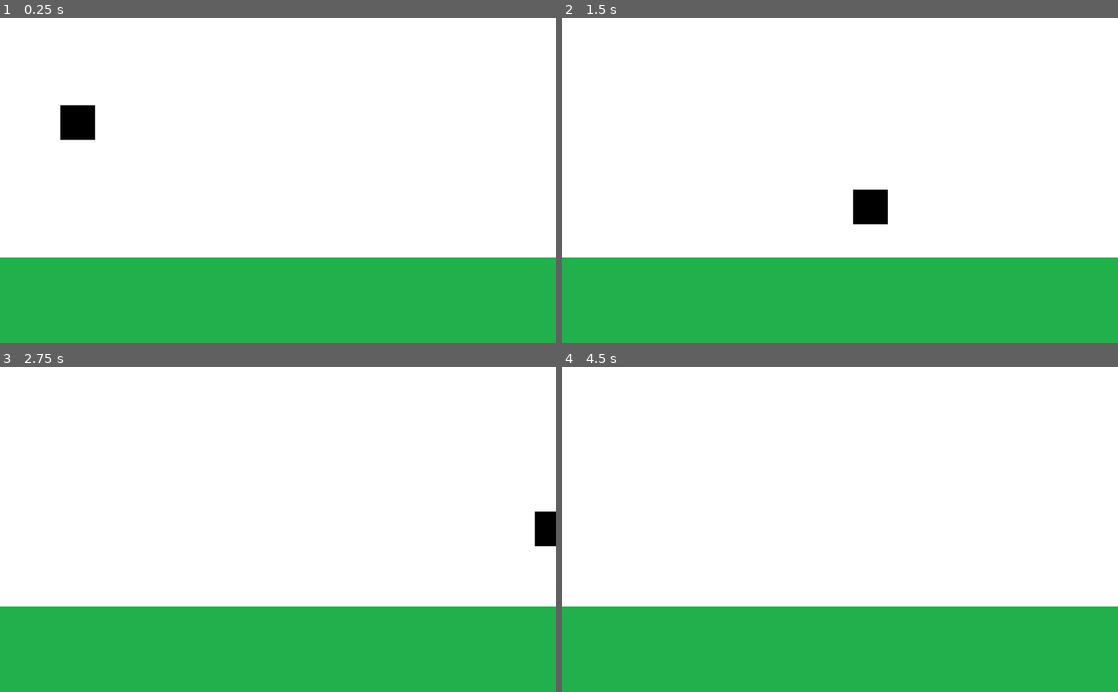
Above: before the commit, frames 1-4 (two rows, left to right).
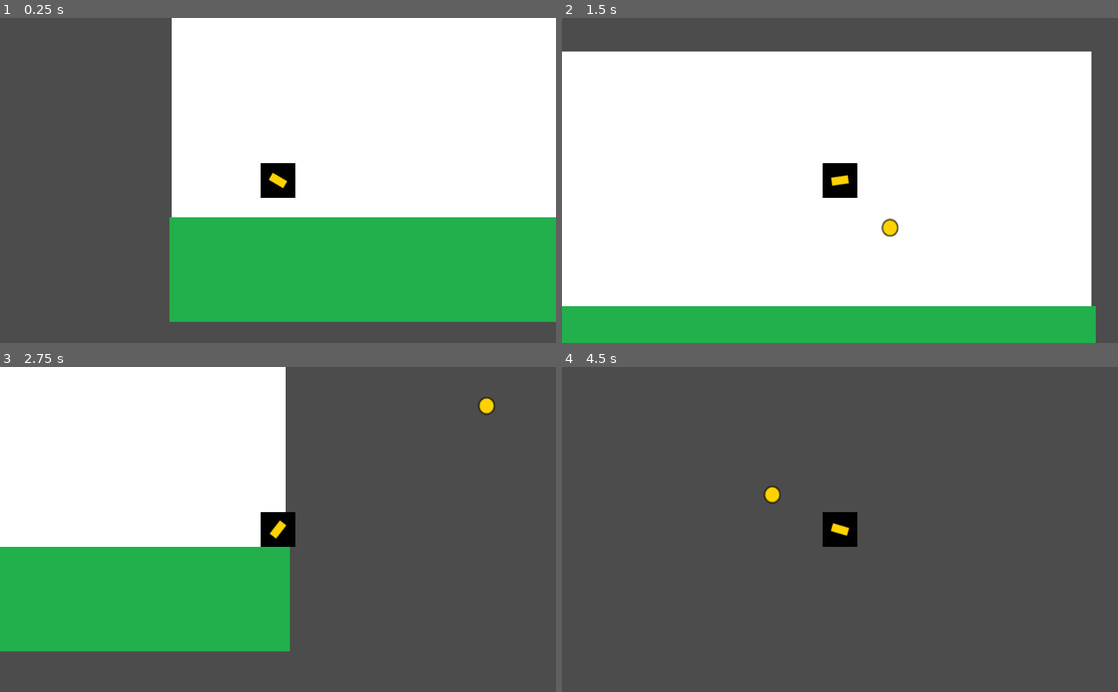
Above: after the commit, the same moments.

Repository: pasqualegabriel/videojuegos-workshop
Game: Godot game, scene res://Main.tscn
The game is run twice, just before and just after one commit, with the same random seed, the same clock (stepped at 60 frames per second) and the same inputs.
Inputs (mouse positions are in pixels of both pictures, inside the frame that each line leads up to):
- Up to frame 1 (0.25 s): no input
- Up to frame 2 (1.5 s): move the mouse to (962, 164) at 0.52 s; hold Up (up, bound only before the commit) 0.53-1.28 s; hold Right (right) from 0.53 s (still down); click (962, 164) at 0.6 s; move the mouse to (728, 196) at 1.27 s; tap Up (up, bound only before the commit) at 1.35 s
- Up to frame 3 (2.75 s): tap Up (up, bound only before the commit) at 1.52, 1.82 s; click (166, 545) at 1.55 s; move the mouse to (333, 458) at 2.02 s; release Right (right) at 2.03 s; hold Left (left) from 2.03 s (still down); hold Up (up, bound only before the commit) from 2.03 s (still down); click (333, 458) at 2.1 s
- Up to frame 4 (4.5 s): move the mouse to (812, 594) at 2.77 s; release Left (left) at 2.78 s; release Up (up, bound only before the commit) at 2.78 s; hold Right (right) 2.78-4.28 s; click (812, 594) at 2.85 s; tap Up (up, bound only before the commit) at 3.02, 3.32 s; move the mouse to (1006, 578) at 3.52 s; hold Up (up, bound only before the commit) 3.53-4.28 s; move the mouse to (673, 480) at 4.27 s; hold Left (left) from 4.28 s (still down); click (673, 480) at 4.35 s

The runs differ from the first frame. In frame 1, 45% of the frame differs, in the area x 0-100%, y 0-100%; in frame 2, 31%; in frame 3, 65%; in frame 4, 100%.

Commit message:
player projectile

Diff:
--- a/Main.tscn
+++ b/Main.tscn
@@ -27,4 +27,4 @@
 shape = SubResource( 1 )
 
 [node name="Player" parent="." instance=ExtResource( 3 )]
-position = Vector2( 142.952, 173.225 )
+position = Vector2( 176.288, 354.188 )
--- /dev/null
+++ b/entities/Projectile.gd
@@ -0,0 +1,14 @@
+extends Area2D
+
+var container
+var direction:Vector2
+var velocity:float = 600
+
+func initialize(_container, init_pos, _direction):
+	container = _container
+	container.add_child(self)
+	direction = _direction
+	global_position = init_pos
+
+func _physics_process(delta):
+	global_position += direction * velocity * delta
--- /dev/null
+++ b/entities/Projectile.tscn
@@ -0,0 +1,14 @@
+[gd_scene load_steps=3 format=2]
+
+[ext_resource path="res://entities/Projectile.gd" type="Script" id=1]
+
+[sub_resource type="CircleShape2D" id=1]
+radius = 15.25
+
+[node name="Projectile" type="Area2D"]
+script = ExtResource( 1 )
+
+[node name="Sprite" type="Sprite" parent="."]
+
+[node name="CollisionShape2D" type="CollisionShape2D" parent="."]
+shape = SubResource( 1 )
--- a/entities/player/Player.gd
+++ b/entities/player/Player.gd
@@ -1,4 +1,9 @@
 extends KinematicBody2D
+
+export (PackedScene) var projectile:PackedScene
+
+onready var cannon = $Cannon
+onready var fire_pos = $Cannon/FirePosition
 
 var velocity:Vector2 = Vector2.ZERO
 var floor_normal:Vector2 = Vector2.UP
@@ -8,18 +13,34 @@
 var friction_weight:float = 0.1
 var jump_speed:float = 500
 
+var container
+
+func _ready():
+	add_to_group("player")
+
+func initialize(_container):
+	container = _container
+
 func _physics_process(_delta):
+	cannon.look_at(get_global_mouse_position())
+	if Input.is_action_just_pressed("fire"):
+		fire()
+
 	var x_dir = int(Input.is_action_pressed("right")) - int(Input.is_action_pressed("left"))
 	if x_dir != 0:
 		velocity.x = clamp(velocity.x + (x_dir * acceleration), -speed_limit, speed_limit)
 	else:
 		velocity.x = velocity.x - (velocity.x * friction_weight) if abs(velocity.x) > 1 else 0
 
-	if Input.is_action_just_pressed("up") and is_on_floor():
+	if Input.is_action_just_pressed("jump") and is_on_floor():
 		velocity.y -= jump_speed
 
 	velocity.y += gravity
 	velocity = move_and_slide(velocity, floor_normal)
+
+func fire():
+	var proj = projectile.instance()
+	proj.initialize(get_parent(), cannon.global_position, global_position.direction_to(fire_pos.global_position))
 
 #	var x_dir = int(Input.is_action_pressed("right")) - int(Input.is_action_pressed("left"))
 #	position.x += x_dir * velocity * delta
@@ -27,3 +48,11 @@
 #	position.y += y_dir * velocity * delta
 
 #	velocity.x += x_dir * 10
+
+
+
+#func _physics_process(delta):
+#	var x_dir = int(Input.is_action_pressed("right")) - int(Input.is_action_pressed("left"))
+#	position.x += x_dir * VELOCITY * delta
+#	var y_dir = int(Input.is_action_pressed("down")) - int(Input.is_action_pressed("up"))
+#	position.y += y_dir * VELOCITY * delta
--- a/entities/player/Player.tscn
+++ b/entities/player/Player.tscn
@@ -1,16 +1,28 @@
-[gd_scene load_steps=4 format=2]
+[gd_scene load_steps=6 format=2]
 
 [ext_resource path="res://entities/player/Player.gd" type="Script" id=1]
 [ext_resource path="res://assets/player/player.png" type="Texture" id=2]
+[ext_resource path="res://assets/player/cannon.png" type="Texture" id=3]
+[ext_resource path="res://entities/player/PlayerProjectile.tscn" type="PackedScene" id=4]
 
 [sub_resource type="RectangleShape2D" id=1]
 extents = Vector2( 32, 32 )
 
 [node name="Player" type="KinematicBody2D"]
 script = ExtResource( 1 )
+projectile = ExtResource( 4 )
 
 [node name="Sprite" type="Sprite" parent="."]
 texture = ExtResource( 2 )
 
 [node name="CollisionShape2D" type="CollisionShape2D" parent="."]
 shape = SubResource( 1 )
+
+[node name="Camera2D" type="Camera2D" parent="."]
+current = true
+
+[node name="Cannon" type="Sprite" parent="."]
+texture = ExtResource( 3 )
+
+[node name="FirePosition" type="Position2D" parent="Cannon"]
+position = Vector2( 19.5998, -0.44545 )
--- /dev/null
+++ b/entities/player/PlayerProjectile.tscn
@@ -0,0 +1,11 @@
+[gd_scene load_steps=3 format=2]
+
+[ext_resource path="res://entities/Projectile.tscn" type="PackedScene" id=1]
+[ext_resource path="res://assets/player/proyectile_player.png" type="Texture" id=2]
+
+[node name="PlayerProjectile" instance=ExtResource( 1 )]
+
+[node name="Sprite" parent="." index="0"]
+position = Vector2( 0.21022, -0.10511 )
+scale = Vector2( 1.77082, 1.87593 )
+texture = ExtResource( 2 )
--- a/project.godot
+++ b/project.godot
@@ -33,16 +33,16 @@
 , Object(InputEventKey,"resource_local_to_scene":false,"resource_name":"","device":0,"alt":false,"shift":false,"control":false,"meta":false,"command":false,"pressed":false,"scancode":65,"unicode":0,"echo":false,"script":null)
  ]
 }
-up={
+jump={
 "deadzone": 0.5,
 "events": [ Object(InputEventKey,"resource_local_to_scene":false,"resource_name":"","device":0,"alt":false,"shift":false,"control":false,"meta":false,"command":false,"pressed":false,"scancode":16777232,"unicode":0,"echo":false,"script":null)
+, Object(InputEventKey,"resource_local_to_scene":false,"resource_name":"","device":0,"alt":false,"shift":false,"control":false,"meta":false,"command":false,"pressed":false,"scancode":32,"unicode":0,"echo":false,"script":null)
 , Object(InputEventKey,"resource_local_to_scene":false,"resource_name":"","device":0,"alt":false,"shift":false,"control":false,"meta":false,"command":false,"pressed":false,"scancode":87,"unicode":0,"echo":false,"script":null)
  ]
 }
-down={
+fire={
 "deadzone": 0.5,
-"events": [ Object(InputEventKey,"resource_local_to_scene":false,"resource_name":"","device":0,"alt":false,"shift":false,"control":false,"meta":false,"command":false,"pressed":false,"scancode":16777234,"unicode":0,"echo":false,"script":null)
-, Object(InputEventKey,"resource_local_to_scene":false,"resource_name":"","device":0,"alt":false,"shift":false,"control":false,"meta":false,"command":false,"pressed":false,"scancode":83,"unicode":0,"echo":false,"script":null)
+"events": [ Object(InputEventMouseButton,"resource_local_to_scene":false,"resource_name":"","device":0,"alt":false,"shift":false,"control":false,"meta":false,"command":false,"button_mask":0,"position":Vector2( 0, 0 ),"global_position":Vector2( 0, 0 ),"factor":1.0,"button_index":1,"pressed":false,"doubleclick":false,"script":null)
  ]
 }
 
